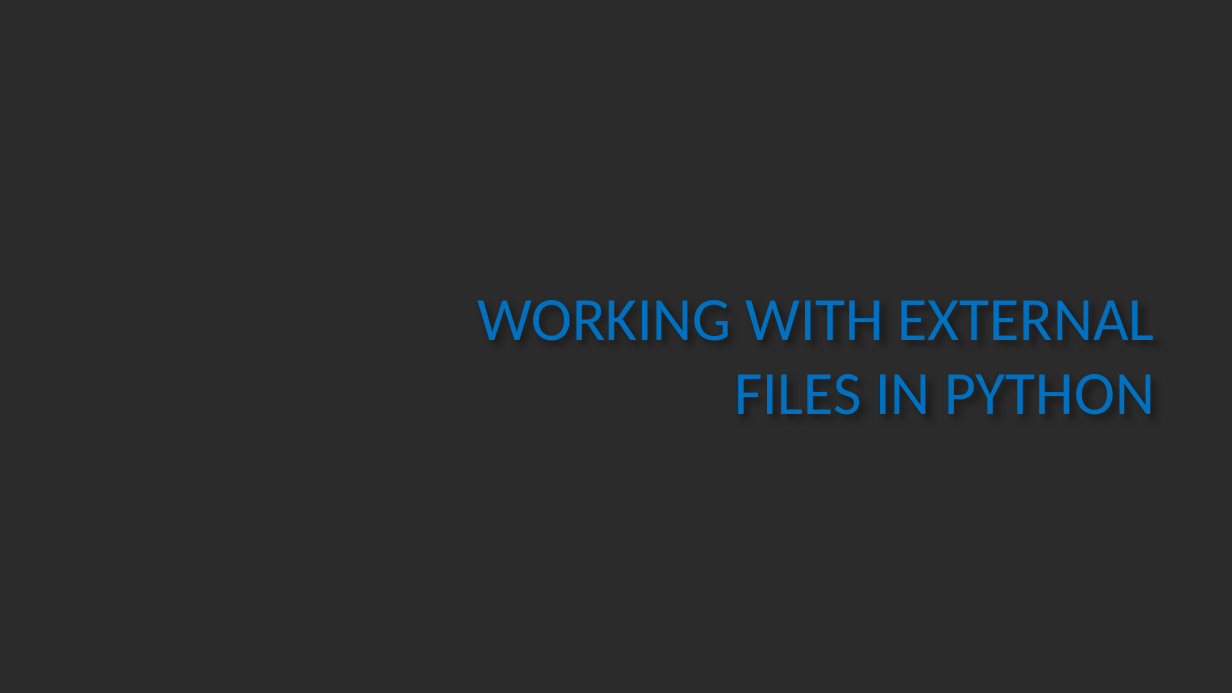
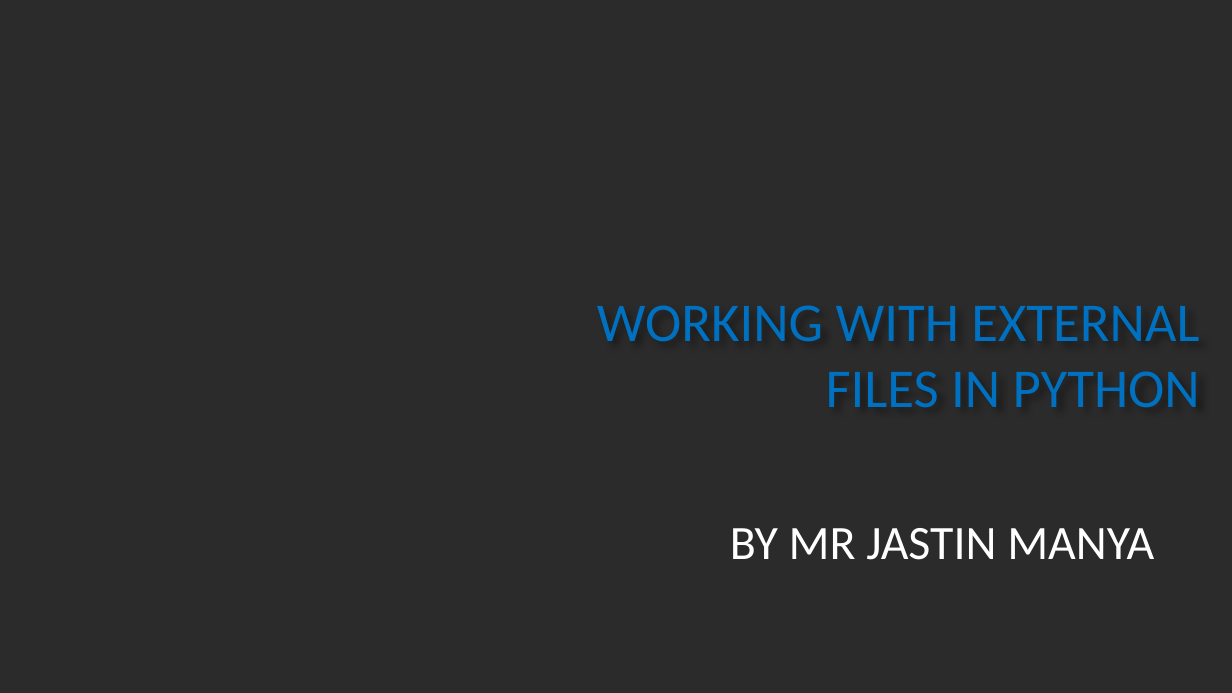
Before and after one commit to JASTYN/STM, a slide deck: slide 1 of moringa.pptx. Drawn at 1232x693 pixels with LibreOffice and Linux fonts; fonts in the diff are those of the drawing; background and template pictures are left out; a plain dark background stands for a picture behind light text. Boxes give left, top, right and bottom in pixels: in the first picture for what was removed or moved away, otherwise in the second. Text is boxed around its words. In the diff, an @@ line names an element or a change of style, - is before the commit and + after.

Commit message:
traversing an external file

```diff
--- a/moringa.pptx
+++ b/moringa.pptx
@@ title "WORKING WITH EXTERNAL FILES IN ..." at [597, 305, 1200, 408]: size 36 to 32 pt @@
@@ subtitle added at [730, 528, 1154, 560], 28 pt, text #FFFFFF @@
+BY MR JASTIN MANYA
```
Also in this commit, not shown: 1 other slide changed, 2 slides added, 2 slides removed, 1 other file.
